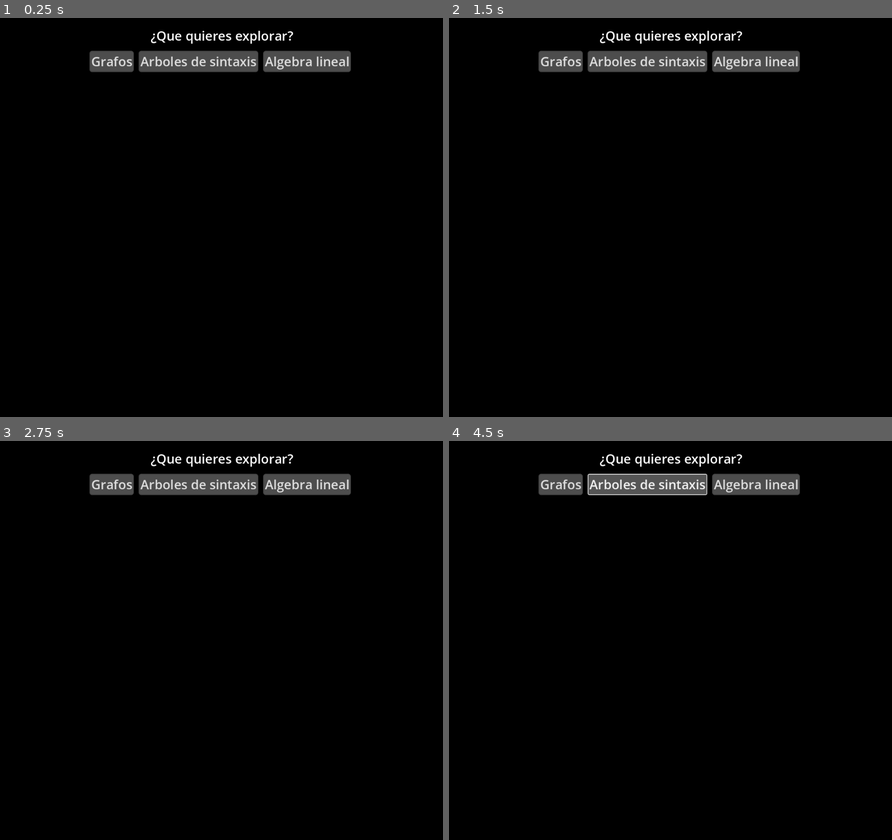
Above: before the commit, frames 1-4 (two rows, left to right).
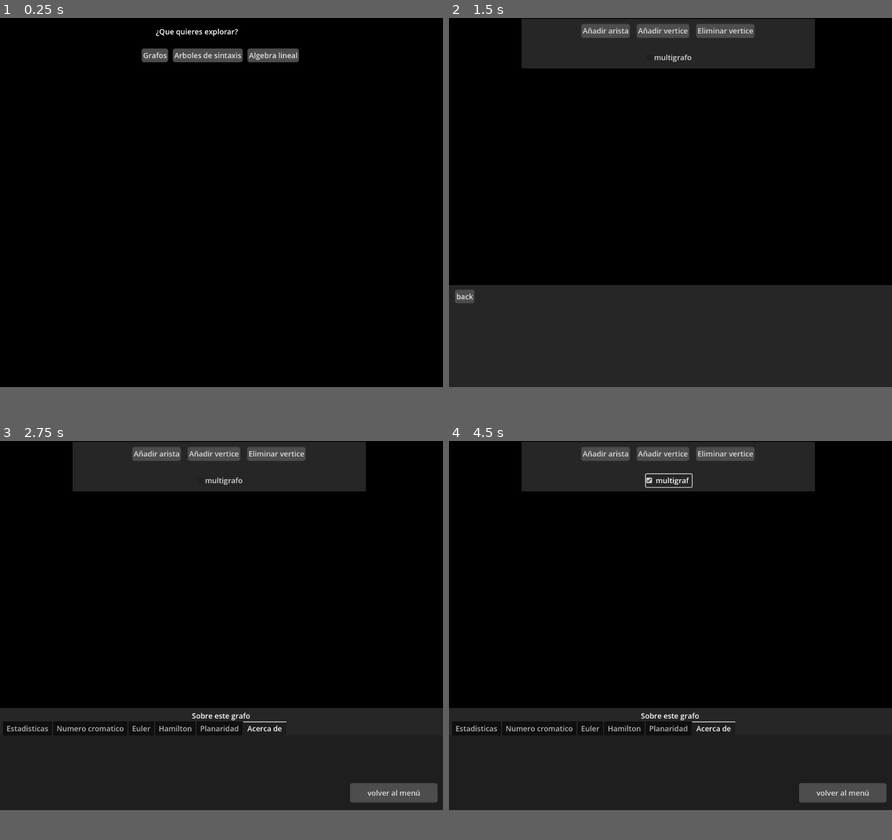
Above: after the commit, the same moments.

Repository: AndresDavidCalderon/exploragrafos
Game: Godot game, scene res://main_menu.tscn
Two runs of this game, one before a commit and one after it. Both use one fixed random seed, a clock stepped at 60 frames per second and the inputs below.
Inputs (mouse positions are in pixels of both pictures, inside the frame that each line leads up to):
- Up to frame 1 (0.25 s): no input
- Up to frame 2 (1.5 s): click "Grafos" at 0.5 s; click (838, 397) at 1.25 s, where only the run before the commit has a clickable "volver al menú"
- Up to frame 3 (2.75 s): click (17, 740) at 2 s, where only the run after the commit has a clickable "back"
- Up to frame 4 (4.5 s): click (604, 456) at 2.75 s, where only the run after the commit has a clickable "Añadir arista"; click (666, 468) at 3.5 s, where only the run after the commit has a clickable "Listo"; click (648, 484) at 4.25 s, where only the run before the commit has a clickable "Arboles de sintaxis"
In our replay, the window is 800x720 before the commit and 800x666 after it. These sizes can differ from the game's own. Grey fills any space a smaller window leaves; there, only what the larger window draws over its background counts as a difference.

The runs differ from the first frame. In frame 1, 3.2% of the frame differs, in the area x 20-80%, y 2-14%; in frame 2, 34%, in the area x 0-100%, y 0-93%; in frame 3, 33%; in frame 4, 33%.

Commit message:
actualizacion godot

Diff:
--- a/entidades/arista.gd
+++ b/entidades/arista.gd
@@ -2,40 +2,41 @@
 
 var inicio:Vertice
 var fin:Vertice
+var peso=1
 
 func configurar(inicio_nuevo:Vertice,fin_nuevo:Vertice)->void:
-    # El inicio es siempre el de menor indice.
-    inicio=inicio_nuevo if inicio_nuevo.get_index()<fin_nuevo.get_index() else fin_nuevo
-    fin=fin_nuevo if inicio_nuevo.get_index()<fin_nuevo.get_index() else inicio_nuevo
-    inicio.aristas.append(self)
-    fin.aristas.append(self)
+	# El inicio es siempre el de menor indice.
+	inicio=inicio_nuevo if inicio_nuevo.get_index()<fin_nuevo.get_index() else fin_nuevo
+	fin=fin_nuevo if inicio_nuevo.get_index()<fin_nuevo.get_index() else inicio_nuevo
+	inicio.aristas.append(self)
+	fin.aristas.append(self)
 
 
-    var linea=$Linea as Line2D
-    var direccion:Vector2=inicio.global_position.direction_to(fin.global_position).normalized()*10
+	var linea=$Linea as Line2D
+	var direccion:Vector2=inicio.global_position.direction_to(fin.global_position).normalized()*10
 
-    var indice=inicio.aristas_a(fin).find(self)
-    var offset:Vector2
-    if indice!=0:
-        if indice %2==0:
-            offset=Vector2(0,10)
-        else:
-            offset=Vector2(0,-10)
-        if indice>2:
-            if indice%2==0:
-                offset+=Vector2(0,(indice-2)*5)
-            else:
-                offset+=Vector2(0,(indice-1)*-5)
+	var indice=inicio.aristas_a(fin).find(self)
+	var offset:Vector2
+	if indice!=0:
+		if indice %2==0:
+			offset=Vector2(0,10)
+		else:
+			offset=Vector2(0,-10)
+		if indice>2:
+			if indice%2==0:
+				offset+=Vector2(0,(indice-2)*5)
+			else:
+				offset+=Vector2(0,(indice-1)*-5)
 
-    offset=offset.rotated(direccion.angle())
-    linea.points=[inicio.global_position+direccion+offset,fin.global_position-direccion+offset]
+	offset=offset.rotated(direccion.angle())
+	linea.points=[inicio.global_position+direccion+offset,fin.global_position-direccion+offset]
 
 func eliminar()->void:
-    inicio.aristas.erase(self)
-    fin.aristas.erase(self)
-    var aristasTotales=get_parent().aristas
-    aristasTotales.erase(self)
-    queue_free()
+	inicio.aristas.erase(self)
+	fin.aristas.erase(self)
+	var aristasTotales=get_parent().aristas
+	aristasTotales.erase(self)
+	queue_free()
 
 func opuesto(vertice:Vertice):
-    return fin if inicio==vertice else inicio
+	return fin if inicio==vertice else inicio
--- a/entidades/vertice.gd
+++ b/entidades/vertice.gd
@@ -3,6 +3,9 @@
 
 var aristas=[]
 var nombre=""
+var inspector_properties={
+	"label":{"value":"","type":"string"}
+}
 
 func _ready() -> void:
 	get_parent().seleccion_cambiada.connect(seleccion_cambiada)
@@ -12,7 +15,10 @@
 		$Seleccion.position=Vector2(-25,-25)
 
 func _on_seleccion_pressed() -> void:
-	get_parent().vertice_seleccionado(self)
+	if Input.is_action_pressed("hold_n_inspect"):
+		Globals.general_inspector.inspect(self)
+	else:
+		get_parent().vertice_seleccionado(self)
 
 func seleccion_cambiada(seleccion:Array) -> void:
 	if seleccion.has(self):
--- a/globals.gd
+++ b/globals.gd
@@ -1,13 +1,4 @@
 extends Node
 
 var grafo
-
-func _ready() -> void:
-	actualizar_tamaño()
-	get_tree().root.size_changed.connect(actualizar_tamaño)
-
-func actualizar_tamaño()->void:
-	var dpi=DisplayServer.screen_get_dpi()
-	if dpi>100:
-		var escala=dpi/250.0
-		get_tree().root.content_scale_factor=escala
+var general_inspector
--- a/grafos.tscn
+++ b/grafos.tscn
@@ -6,11 +6,13 @@
 [ext_resource type="Theme" uid="uid://cqg3er0rb3j23" path="res://main.tres" id="4_vgllc"]
 [ext_resource type="Script" uid="uid://u5dovwfqvhxf" path="res://caja_herramientas.gd" id="5_jrslh"]
 [ext_resource type="Script" uid="uid://cn4si5v8371jp" path="res://estadisticas.gd" id="6_4etkf"]
+[ext_resource type="Script" uid="uid://bpibedoqpgmc8" path="res://ui/inspector.gd" id="6_oxl10"]
 [ext_resource type="Script" uid="uid://bski57waoy50a" path="res://numero_cromatico.gd" id="7_wkawa"]
 [ext_resource type="Script" uid="uid://cajr0g7lxu1ws" path="res://euler.gd" id="8_iciv1"]
 [ext_resource type="Script" uid="uid://b0rjr80e73k6x" path="res://hamilton.gd" id="9_6f8md"]
 [ext_resource type="Script" uid="uid://ywdyxqc080mr" path="res://planaridad.gd" id="10_higf7"]
 [ext_resource type="Script" uid="uid://d3rgcmcg5xbrs" path="res://camera.gd" id="11_b5es7"]
+[ext_resource type="Script" uid="uid://2gidsxomkfja" path="res://ui/general_inspector.gd" id="12_0ewb0"]
 
 [node name="World" type="Node"]
 script = ExtResource("1_jc6b2")
@@ -27,14 +29,14 @@
 anchor_bottom = 0.052
 offset_left = -251.0
 offset_top = -5.2
-offset_right = 241.6
-offset_bottom = 105.2
+offset_right = 241.59998
+offset_bottom = 76.2
 grow_horizontal = 2
 theme = ExtResource("4_vgllc")
 script = ExtResource("5_jrslh")
 
 [node name="Herramientas" type="HBoxContainer" parent="UI/Top"]
-layout_mode = 2
+layout_mode = 0
 anchor_left = 0.5
 anchor_right = 0.5
 offset_left = -245.0
@@ -59,7 +61,7 @@
 
 [node name="Cancelar" type="Button" parent="UI/Top"]
 visible = false
-layout_mode = 2
+layout_mode = 0
 anchor_left = 0.5
 anchor_top = 0.5
 anchor_right = 0.5
@@ -73,7 +75,7 @@
 text = "cancelar"
 
 [node name="Multigrafo" type="CheckBox" parent="UI/Top"]
-layout_mode = 2
+layout_mode = 0
 anchor_left = 0.5
 anchor_top = 1.0
 anchor_right = 0.5
@@ -89,46 +91,56 @@
 [node name="VerificarMargen" type="Timer" parent="UI/Top"]
 autostart = true
 
-[node name="Panel" type="Panel" parent="UI"]
+[node name="Inspector" type="Panel" parent="UI"]
 anchors_preset = 12
 anchor_top = 1.0
 anchor_right = 1.0
 anchor_bottom = 1.0
 offset_left = -2.0
 offset_top = -249.0
-offset_right = -2.0
 grow_horizontal = 2
 grow_vertical = 0
 theme = ExtResource("4_vgllc")
-
-[node name="Title" type="Label" parent="UI/Panel"]
+script = ExtResource("6_oxl10")
+
+[node name="GraphInspection" type="Control" parent="UI/Inspector"]
+visible = false
+layout_mode = 1
+anchors_preset = 15
+anchor_right = 1.0
+anchor_bottom = 1.0
+grow_horizontal = 2
+grow_vertical = 2
+
+[node name="Title" type="Label" parent="UI/Inspector/GraphInspection"]
 layout_mode = 1
 anchors_preset = 10
 anchor_right = 1.0
 offset_left = 4.0
 offset_top = 6.0
-offset_bottom = 29.0
+offset_right = -3.0
+offset_bottom = 32.0
 grow_horizontal = 2
 text = "Sobre este grafo"
 horizontal_alignment = 1
 
-[node name="TabContainer" type="TabContainer" parent="UI/Panel"]
-layout_mode = 1
-anchors_preset = 15
-anchor_right = 1.0
-anchor_bottom = 1.0
-offset_top = 35.0
+[node name="TabContainer" type="TabContainer" parent="UI/Inspector/GraphInspection"]
+layout_mode = 1
+anchors_preset = 15
+anchor_right = 1.0
+anchor_bottom = 1.0
+offset_top = 33.0
 grow_horizontal = 2
 grow_vertical = 2
 current_tab = 5
 
-[node name="Estadisticas" type="Control" parent="UI/Panel/TabContainer"]
+[node name="Estadisticas" type="Control" parent="UI/Inspector/GraphInspection/TabContainer"]
 visible = false
 layout_mode = 2
 script = ExtResource("6_4etkf")
 metadata/_tab_index = 0
 
-[node name="RichTextLabel" type="RichTextLabel" parent="UI/Panel/TabContainer/Estadisticas"]
+[node name="RichTextLabel" type="RichTextLabel" parent="UI/Inspector/GraphInspection/TabContainer/Estadisticas"]
 layout_mode = 1
 anchors_preset = 15
 anchor_right = 1.0
@@ -140,13 +152,13 @@
 grow_horizontal = 2
 grow_vertical = 2
 
-[node name="NumeroCromatico" type="Control" parent="UI/Panel/TabContainer"]
+[node name="NumeroCromatico" type="Control" parent="UI/Inspector/GraphInspection/TabContainer"]
 visible = false
 layout_mode = 2
 script = ExtResource("7_wkawa")
 metadata/_tab_index = 1
 
-[node name="RichTextLabel" type="RichTextLabel" parent="UI/Panel/TabContainer/NumeroCromatico"]
+[node name="RichTextLabel" type="RichTextLabel" parent="UI/Inspector/GraphInspection/TabContainer/NumeroCromatico"]
 layout_mode = 1
 anchors_preset = 15
 anchor_right = 1.0
@@ -159,13 +171,13 @@
 grow_vertical = 2
 bbcode_enabled = true
 
-[node name="Euler" type="Control" parent="UI/Panel/TabContainer"]
+[node name="Euler" type="Control" parent="UI/Inspector/GraphInspection/TabContainer"]
 visible = false
 layout_mode = 2
 script = ExtResource("8_iciv1")
 metadata/_tab_index = 2
 
-[node name="RichTextLabel" type="RichTextLabel" parent="UI/Panel/TabContainer/Euler"]
+[node name="RichTextLabel" type="RichTextLabel" parent="UI/Inspector/GraphInspection/TabContainer/Euler"]
 layout_mode = 1
 anchors_preset = 15
 anchor_right = 1.0
@@ -177,13 +189,13 @@
 grow_horizontal = 2
 grow_vertical = 2
 
-[node name="Hamilton" type="Control" parent="UI/Panel/TabContainer"]
+[node name="Hamilton" type="Control" parent="UI/Inspector/GraphInspection/TabContainer"]
 visible = false
 layout_mode = 2
 script = ExtResource("9_6f8md")
 metadata/_tab_index = 3
 
-[node name="RichTextLabel" type="RichTextLabel" parent="UI/Panel/TabContainer/Hamilton"]
+[node name="RichTextLabel" type="RichTextLabel" parent="UI/Inspector/GraphInspection/TabContainer/Hamilton"]
 layout_mode = 1
 anchors_preset = 15
 anchor_right = 1.0
@@ -196,13 +208,13 @@
 grow_vertical = 2
 bbcode_enabled = true
 
-[node name="Planaridad" type="Control" parent="UI/Panel/TabContainer"]
+[node name="Planaridad" type="Control" parent="UI/Inspector/GraphInspection/TabContainer"]
 visible = false
 layout_mode = 2
 script = ExtResource("10_higf7")
 metadata/_tab_index = 4
 
-[node name="RichTextLabel" type="RichTextLabel" parent="UI/Panel/TabContainer/Planaridad"]
+[node name="RichTextLabel" type="RichTextLabel" parent="UI/Inspector/GraphInspection/TabContainer/Planaridad"]
 layout_mode = 1
 anchors_preset = 15
 anchor_right = 1.0
@@ -215,11 +227,11 @@
 grow_vertical = 2
 bbcode_enabled = true
 
-[node name="Acerca de" type="Control" parent="UI/Panel/TabContainer"]
+[node name="Acerca de" type="Control" parent="UI/Inspector/GraphInspection/TabContainer"]
 layout_mode = 2
 metadata/_tab_index = 5
 
-[node name="Menu" type="Button" parent="UI/Panel/TabContainer/Acerca de"]
+[node name="Menu" type="Button" parent="UI/Inspector/GraphInspection/TabContainer/Acerca de"]
 layout_mode = 1
 anchors_preset = 3
 anchor_left = 1.0
@@ -234,6 +246,23 @@
 grow_vertical = 0
 text = "volver al menú"
 
+[node name="GeneralInspector" type="Control" parent="UI/Inspector"]
+layout_mode = 1
+anchors_preset = 15
+anchor_right = 1.0
+anchor_bottom = 1.0
+grow_horizontal = 2
+grow_vertical = 2
+script = ExtResource("12_0ewb0")
+
+[node name="Back" type="Button" parent="UI/Inspector/GeneralInspector"]
+layout_mode = 0
+offset_left = 18.0
+offset_top = 13.0
+offset_right = 62.0
+offset_bottom = 43.0
+text = "back"
+
 [node name="Camera" type="Camera2D" parent="."]
 anchor_mode = 0
 script = ExtResource("11_b5es7")
@@ -246,4 +275,5 @@
 [connection signal="pressed" from="UI/Top/Cancelar" to="." method="_on_cancelar_pressed"]
 [connection signal="toggled" from="UI/Top/Multigrafo" to="." method="_on_multigrafo_toggled"]
 [connection signal="timeout" from="UI/Top/VerificarMargen" to="UI/Top" method="_on_verificar_margen_timeout"]
-[connection signal="pressed" from="UI/Panel/TabContainer/Acerca de/Menu" to="." method="_on_menu_pressed"]
+[connection signal="pressed" from="UI/Inspector/GraphInspection/TabContainer/Acerca de/Menu" to="." method="_on_menu_pressed"]
+[connection signal="pressed" from="UI/Inspector/GeneralInspector/Back" to="UI/Inspector/GeneralInspector" method="_on_back_pressed"]
--- a/main.tres
+++ b/main.tres
@@ -57,7 +57,7 @@
 bg_color = Color(0.147672, 0.147672, 0.147672, 1)
 
 [resource]
-default_font_size = 29
+default_font_size = 18
 Button/styles/hover = SubResource("StyleBoxFlat_efxa6")
 Button/styles/normal = SubResource("StyleBoxFlat_4c57u")
 Button/styles/pressed = SubResource("StyleBoxFlat_dg77c")
--- a/project.godot
+++ b/project.godot
@@ -13,7 +13,7 @@
 config/name="exploragrafos"
 config/version="2"
 run/main_scene="uid://bw4n0g4hedf8s"
-config/features=PackedStringArray("4.4", "Mobile")
+config/features=PackedStringArray("4.5", "Mobile")
 boot_splash/bg_color=Color(0, 0, 0, 1)
 boot_splash/image="uid://ddlc7y5p3m8c3"
 config/icon="uid://stcdqhs8ynks"
@@ -25,7 +25,7 @@
 
 [display]
 
-window/size/viewport_width=1000
+window/size/viewport_width=1080
 window/size/viewport_height=900
 window/handheld/orientation=6
 
@@ -40,6 +40,11 @@
 "events": [Object(InputEventMouseButton,"resource_local_to_scene":false,"resource_name":"","device":-1,"window_id":0,"a …(253 unchanged characters)…
 ]
 }
+hold_n_inspect={
+"deadzone": 0.2,
+"events": [Object(InputEventKey,"resource_local_to_scene":false,"resource_name":"","device":-1,"window_id":0,"alt_pressed":false,"shift_pressed":false,"ctrl_pressed":false,"meta_pressed":false,"pressed":false,"keycode":0,"physical_keycode":4194326,"key_label":0,"unicode":0,"location":0,"echo":false,"script":null)
+]
+}
 
 [input_devices]
 
--- /dev/null
+++ b/ui/general_inspector.gd
@@ -0,0 +1,10 @@
+extends Control
+
+func _init() -> void:
+	Globals.general_inspector=self
+
+func _on_back_pressed() -> void:
+	get_parent().set_inspector("GraphInspection")
+
+func inspect(obj):
+	get_parent().set_inspector("GeneralInspector")
--- /dev/null
+++ b/ui/inspector.gd
@@ -0,0 +1,6 @@
+extends Panel
+
+func set_inspector(which:String):
+	for i in get_children():
+		i.hide()
+	get_node(which).show()
Not shown, changed: addons/toastparty/fonts/Light.ttf.import
Not shown, changed: cover.png.import
Not shown, changed: cover.svg.import
Not shown, changed: entidades/error_bipartito.png.import
Not shown, changed: entidades/seleccion.png.import
Not shown, changed: entidades/vertice.png.import
Not shown, changed: feature.png.import
Not shown, changed: feature.svg.import
Not shown: 1 places in grafos.tscn that only renumber resources
Not shown, changed: icon.png.import
Not shown, changed: icon.svg.import
Not shown, changed: icon_144.png.import
(and 20 more such lines)
